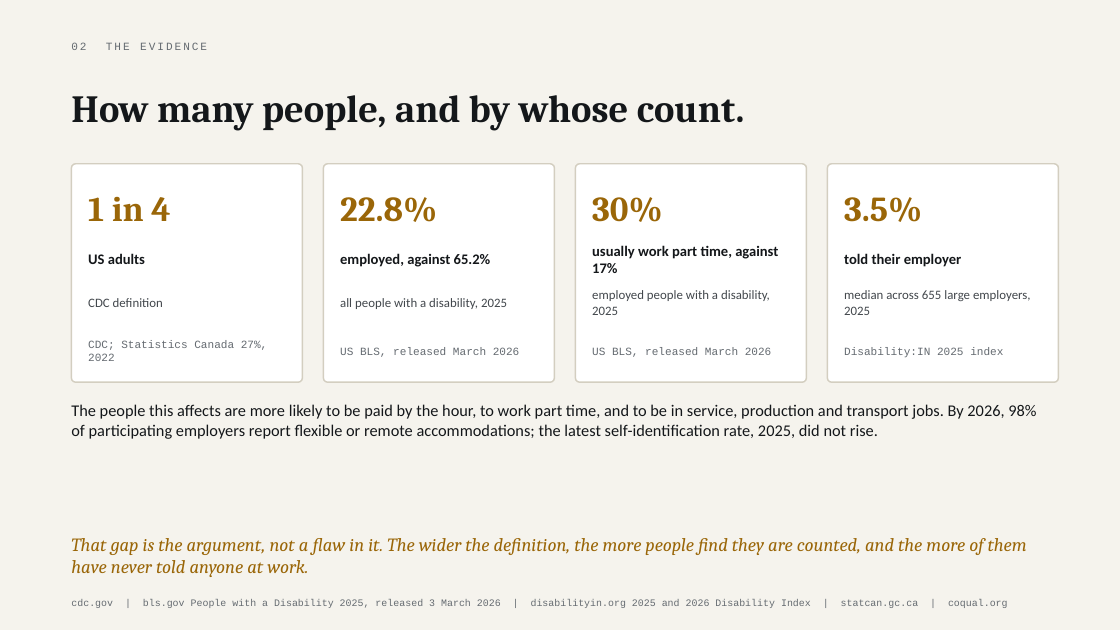
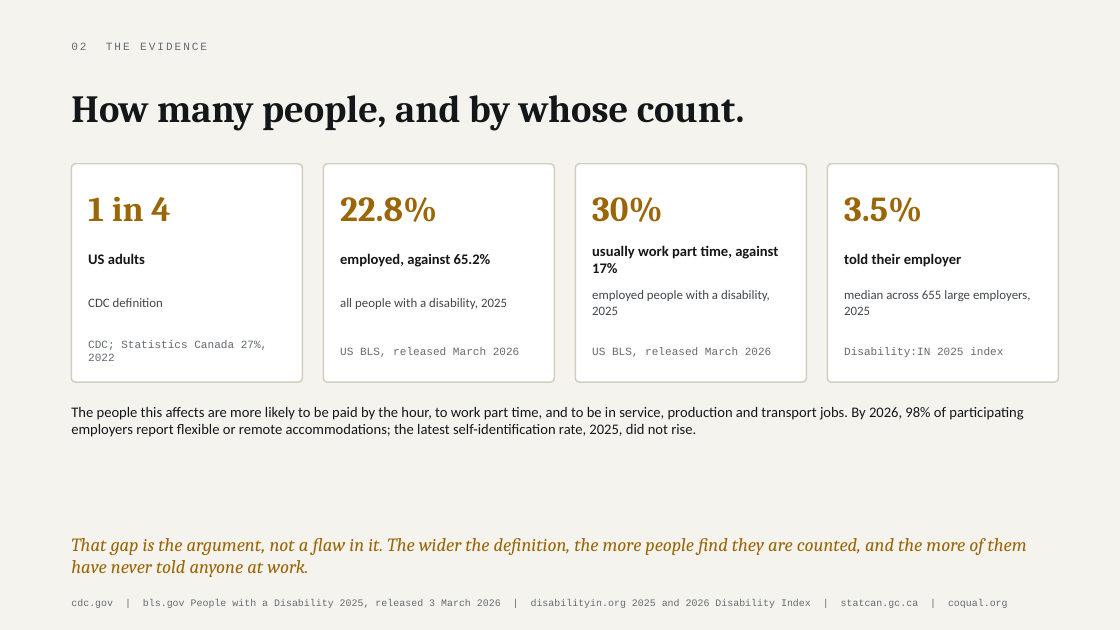
Before and after one commit to parthsevak2/curb-cut, a slide deck: slide 10 of submission/Curb-Cut.pptx. Drawn at 1120x630 pixels with LibreOffice and Linux fonts; fonts in the diff are those of the drawing. Boxes give left, top, right and bottom in pixels: in the first picture for what was removed or moved away, otherwise in the second. Text is boxed around its words. In the diff, an @@ line names an element or a change of style, - is before the commit and + after.

```diff
--- a/submission/Curb-Cut.pptx
+++ b/submission/Curb-Cut.pptx
@@ text "The people this affects are ..." at (71, 407, 1023, 437): size 14 to 12.5 pt @@
```
Also in this commit, not shown: 1 other file.
